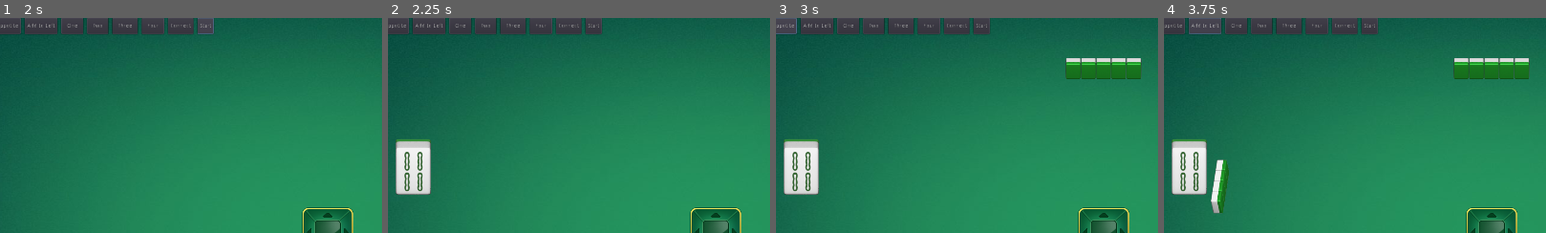
Above: before the commit, frames 1-4 (left to right).
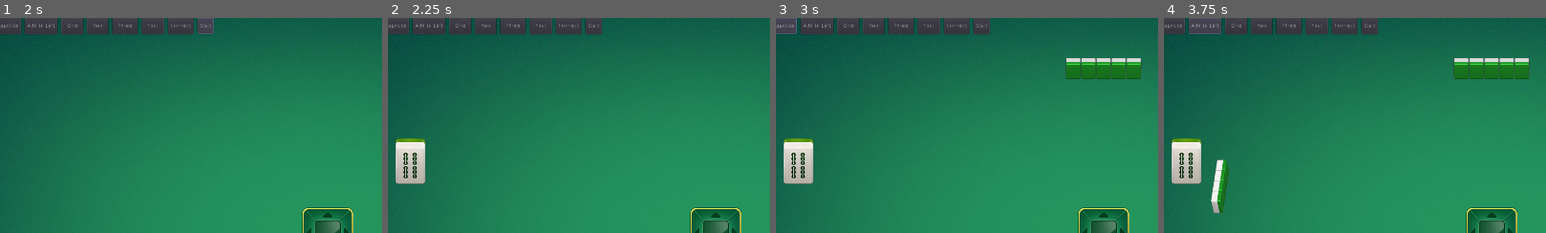
Above: after the commit, the same moments.

Repository: c-my/MahjongGame
Game: Godot game, scene res://Table/Table.tscn
The game is run twice, just before and just after one commit, with the same random seed, the same clock (stepped at 60 frames per second) and the same inputs.
Inputs:
- Up to frame 1 (2 s): click "Start" at 0.5 s; click "Start" at 1.25 s
- Up to frame 2 (2.25 s): click "Add Tile" at 2 s
- Up to frame 3 (3 s): click "Add to Oppotite" at 2.75 s
- Up to frame 4 (3.75 s): click "Add to Left" at 3.5 s
The pictures show only the part of the screen within x 7-57%, y 0-50%; the shares and areas given below are measured in that part.

Frame 1 is identical in both runs. In frame 2, 2.3% of the frame differs, in the area x 2-12%, y 56-83%; in frame 3, 2.3%; in frame 4, 2.3%.

Commit message:
update some assets

Diff:
--- a/Constants.gd
+++ b/Constants.gd
@@ -7,23 +7,23 @@
 
 class Tile:
 	enum Suit {Character, Bamboo, Dot, Wind, Dragon, Flower, Season}
-	const HEIGHT = 142
-	const WIDTH = 90
+	const HEIGHT = 118
+	const WIDTH = 76
 	const SELECT_HEIGHT = 30
 
 	const OPPOSITE_HAND_WIDTH = 38
-	const OPPOSITE_DROP_WIDTH = 26
-	const OPPOSITE_DROP_HEIGHT = 40
+	const OPPOSITE_DROP_WIDTH = 76
+	const OPPOSITE_DROP_HEIGHT = 118
 
 	const SIDE_HAND_WIDTH = 26
 	const SIDE_HAND_DIFF = 4
-	const SIDE_DROP_WIDTH = 37
-	const SIDE_DROP_HEIGHT = 32
+	const SIDE_DROP_WIDTH = 120
+	const SIDE_DROP_HEIGHT = 114
 	const SIDE_DROP_THICK = 9
 	const SIDE_DROP_DIFF = 2
 
-	const BOTTOM_DROP_WIDTH = 29
-	const BOTTOM_DROP_HEIGHT = 43
+	const BOTTOM_DROP_WIDTH = 76
+	const BOTTOM_DROP_HEIGHT = 118
 
 class Screen:
 	const WIDTH = 1920
--- a/Table/BottomDropArea.gd
+++ b/Table/BottomDropArea.gd
@@ -22,7 +22,7 @@
 	var tile = Sprite.new()
 	tile.texture = texture
 	tile.centered = false
-	tile.vframes = 7
+	tile.vframes = 5
 	tile.hframes = 9
 	tile.frame_coords = Vector2(number-1, suit)
 	return tile
--- a/Table/LeftDropArea.gd
+++ b/Table/LeftDropArea.gd
@@ -22,7 +22,7 @@
 	var tile = Sprite.new()
 	tile.texture = texture
 	tile.centered = false
-	tile.vframes = 7
+	tile.vframes = 5
 	tile.hframes = 9
 	tile.frame_coords = Vector2(number-1, suit)
 	tile.flip_h = true
--- a/Table/OppositeDropArea.gd
+++ b/Table/OppositeDropArea.gd
@@ -11,7 +11,7 @@
 # Called when the node enters the scene tree for the first time.
 func _ready():
 	texture = ImageTexture.new()
-	texture = load("res://Asset/Tile/DropTileOppo.png")
+	texture = load("res://Asset/Tile/DropTileBottom.png")
 
 func add_tile(suit, number):
 	var tile = get_tile_instance(suit, number)
--- a/Table/RightDropArea.gd
+++ b/Table/RightDropArea.gd
@@ -23,7 +23,7 @@
 	var tile = Sprite.new()
 	tile.texture = texture
 	tile.centered = false
-	tile.vframes = 7
+	tile.vframes = 5
 	tile.hframes = 9
 	tile.frame_coords = Vector2(number-1, suit)
 	return tile
--- a/Tile.tscn
+++ b/Tile.tscn
@@ -1,12 +1,12 @@
 [gd_scene load_steps=3 format=2]
 
-[ext_resource path="res://Asset/Tile/HandTilesSheet.png" type="Texture" id=1]
+[ext_resource path="res://Asset/Tile/HandinTilesSheet.png" type="Texture" id=1]
 [ext_resource path="res://Tile.gd" type="Script" id=2]
 
 [node name="Sprite" type="Sprite"]
 texture = ExtResource( 1 )
 centered = false
-vframes = 7
+vframes = 5
 hframes = 9
 frame = 3
 script = ExtResource( 2 )
Binary file changed: Asset/Tile/DropTileBottom.png
Binary file changed: Asset/Tile/DropTileSide.png
Binary file removed: Asset/Tile/HandTilesSheet.png
Binary file added: Asset/Tile/HandinTilesSheet.png
Not shown, changed: Asset/Tile/HandinTilesSheet.png.import
